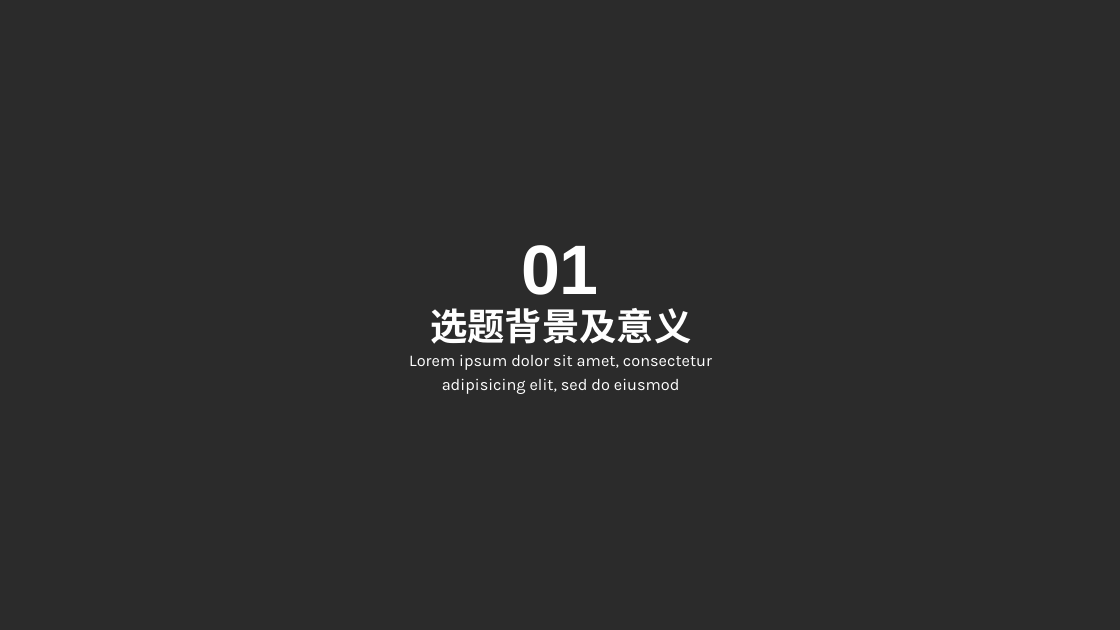
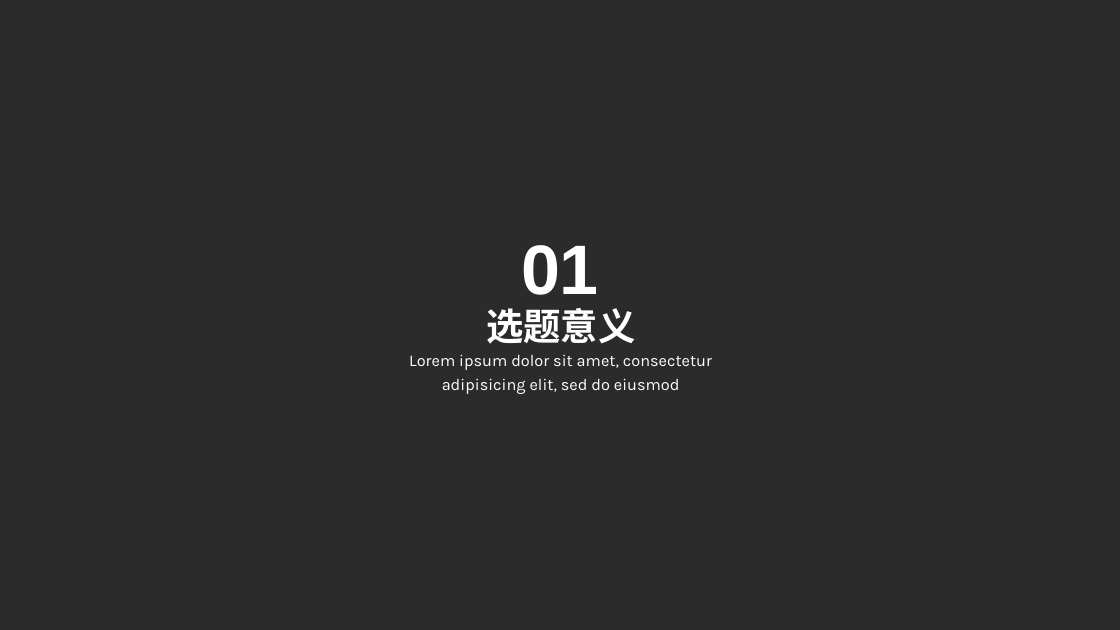
Before and after one commit to nophi-iryden/20151104826-jiaxin, a slide deck: slide 3 of 毕业设计/20151104826-贾鑫-开题报告.pptx. Drawn at 1120x630 pixels with LibreOffice and Linux fonts; fonts in the diff are those of the drawing; background and template pictures are left out; a plain dark background stands for a picture behind light text. Boxes give left, top, right and bottom in pixels: in the first picture for what was removed or moved away, otherwise in the second. Text is boxed around its words. In the diff, an @@ line names an element or a change of style, - is before the commit and + after.

```diff
--- a/毕业设计/20151104826-贾鑫-开题报告.pptx
+++ b/毕业设计/20151104826-贾鑫-开题报告.pptx
@@ text at <box>486,308,635,344</box>: text changed @@
-选题背景及意义
+选题意义
```
Also in this commit, not shown: 2 other slides changed, 1 slide added, 1 slide removed.
